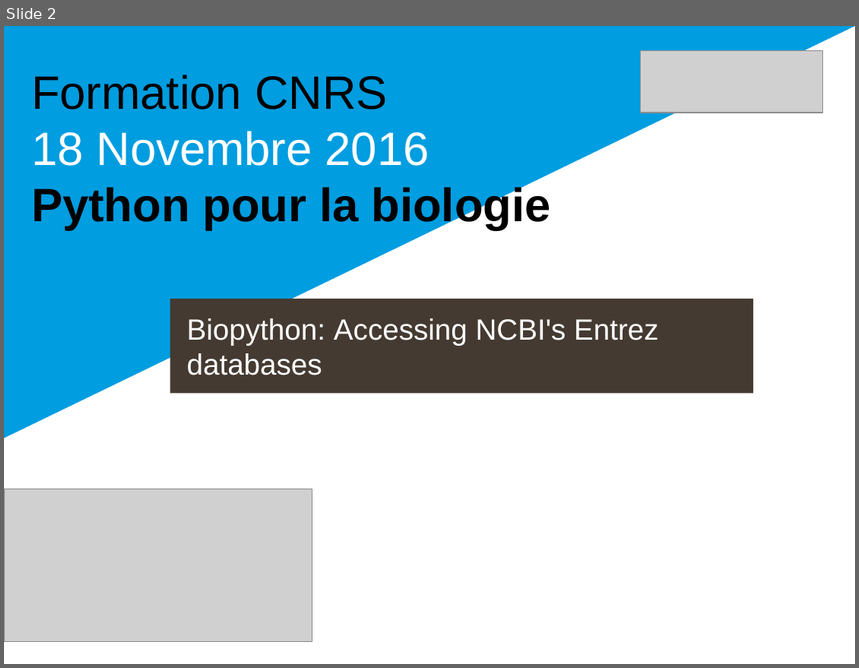
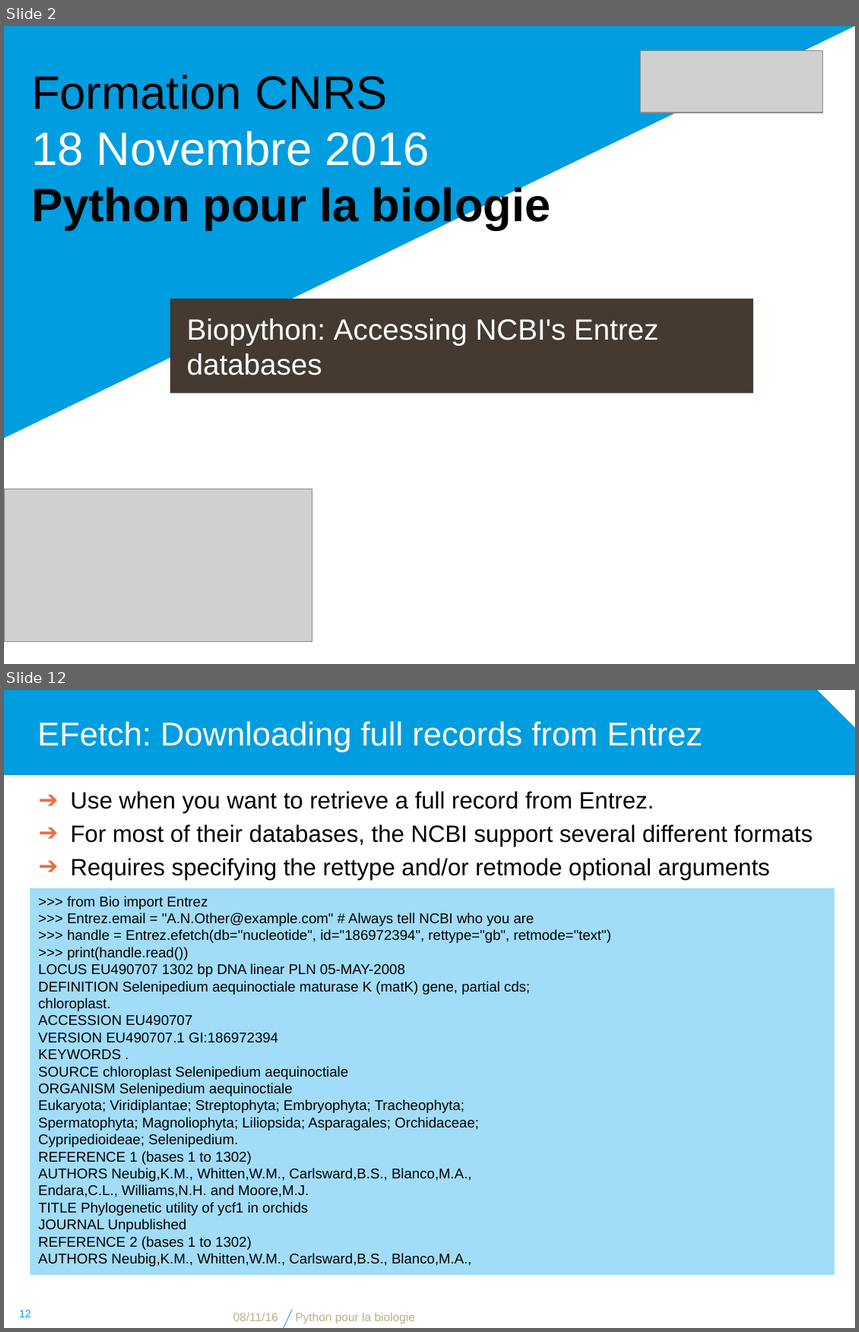
Before and after one commit to bdartigues/python_cnrs_formation, a slide deck: slides/python_biopython_NCBI.pptx. Shown one above the other, each under a label of ours: slide 2 before the commit, slides 2 and 12 after it; the slides between them are not shown. The pictures are 859x668 and 859x1332 pixels, drawn with LibreOffice and Linux fonts; fonts in the diff are those of the drawing; grey boxes stand for pictures; background and template pictures are left out. Boxes give left, top, right and bottom in pixels: in the first picture for what was removed or moved away, otherwise in the second. Text is boxed around its words. In the diff, an @@ line names an element or a change of style, - is before the commit and + after.

```diff
--- a/slides/python_biopython_NCBI.pptx
+++ b/slides/python_biopython_NCBI.pptx
@@ slide 12 added at <box>4,690,855,1328</box>, background #FFFFFF @@
@@ snip rect added at <box>4,690,855,775</box>, fill #009DE0 @@
@@ title added at <box>37,721,703,752</box>, 28 pt, text #FFFFFF @@
+EFetch: Downloading full records from Entrez
@@ text added at <box>70,791,813,880</box>, 20 pt, text #000000 @@
+➔ Use when you want to retrieve a full record from Entrez.
+➔ For most of their databases, the NCBI support several different formats
+➔ Requires specifying the rettype and/or retmode optional arguments
@@ rectangle added at <box>31,888,835,1274</box>, fill #A1DDF9, 12 pt, text #000000 @@
+>>> from Bio import Entrez
+>>> Entrez.email = "A.N.Other@example.com" # Always tell NCBI who you are
+>>> handle = Entrez.efetch(db="nucleotide", id="186972394", rettype="gb", retmode="text")
+>>> print(handle.read())
+LOCUS EU490707 1302 bp DNA linear PLN 05-MAY-2008
+DEFINITION Selenipedium aequinoctiale maturase K (matK) gene, partial cds;
+chloroplast.
+ACCESSION EU490707
+VERSION EU490707.1 GI:186972394
+KEYWORDS .
+SOURCE chloroplast Selenipedium aequinoctiale
+ORGANISM Selenipedium aequinoctiale
+Eukaryota; Viridiplantae; Streptophyta; Embryophyta; Tracheophyta;
+Spermatophyta; Magnoliophyta; Liliopsida; Asparagales; Orchidaceae;
+Cypripedioideae; Selenipedium.
+REFERENCE 1 (bases 1 to 1302)
+AUTHORS Neubig,K.M., Whitten,W.M., Carlsward,B.S., Blanco,M.A.,
+Endara,C.L., Williams,N.H. and Moore,M.J.
+TITLE Phylogenetic utility of ycf1 in orchids
+JOURNAL Unpublished
+REFERENCE 2 (bases 1 to 1302)
+AUTHORS Neubig,K.M., Whitten,W.M., Carlsward,B.S., Blanco,M.A.,
@@ page number added at <box>19,1310,31,1318</box>, 9 pt, text #009DE0 @@
+12
@@ text added at <box>234,1313,278,1322</box>, 10 pt, text #BEAD8A @@
+08/11/16
@@ line added from (283, 1328) to (293, 1309), #009DE0 0.5 pt @@
@@ text added at <box>295,1313,415,1324</box>, 10 pt, text #BEAD8A @@
+Python pour la biologie
```
Also in this commit, not shown: 4 slides changed, 12 other slides added, 7 other files.
